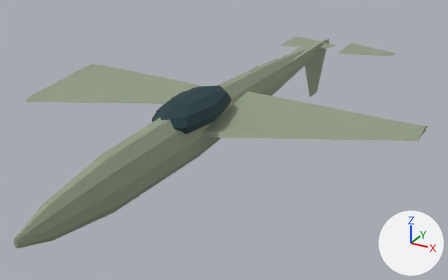
An edit to the glTF model game/assets/units/f35.glb, drawn before and after from the same camera.
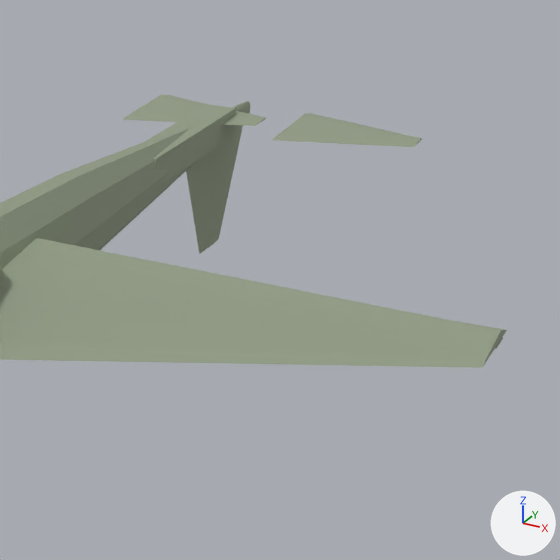
Old and new are each drawn whole from a 50 mm lens placed at (7.62, -14.16, 7.51), pointed at (-0.01, -0.28, 0.57) and again close up on the part from 52% to 100% of the width and 0% to 77% of the height. The axes (+X, +Y, +Z) are drawn at lower right. The lights are the same throughout. The older version's two pictures come first. Where no turn or scale is listed for an object, it has been applied to the vertices.

The first close-up shows 'Elevator_L', 'Elevator_R', 'Fuselage', 'Rudder', 'TailBoom', 'Wing_R'.
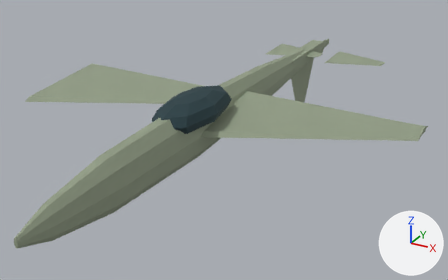
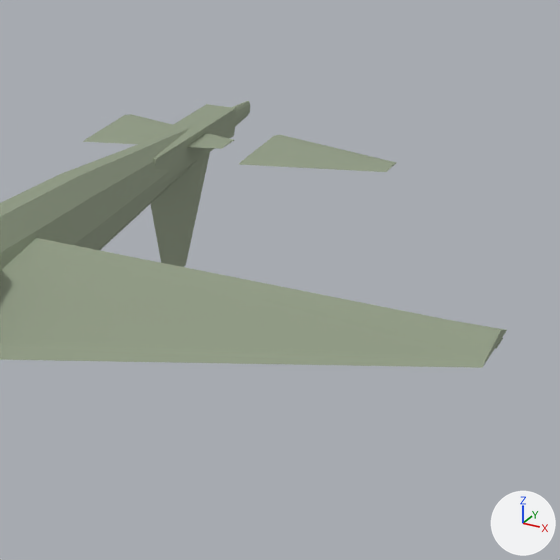
Boxes (x1, y1, x2, y2) around the edits, measured in the close-ups (560 x 560 px):
'Rudder', moved: before (186, 125, 243, 254); after (151, 152, 210, 267)
'Elevator_R', moved: before (273, 113, 423, 147); after (239, 135, 397, 172)
'Elevator_L', moved: before (122, 95, 266, 126); after (83, 114, 234, 149)

What the commit changed:
Object 'Elevator_L' (ob_elevator_l) moves from (-1.07, 6.58, 1.68) to (-1.07, 5.33, 1.68).
Object 'Elevator_R' (ob_elevator_r) moves from (1.07, 6.58, 1.68) to (1.07, 5.33, 1.68).
Object 'Rudder' (ob_rudder) moves from (0.0, 6.58, 1.59) to (0.0, 5.33, 1.59).
